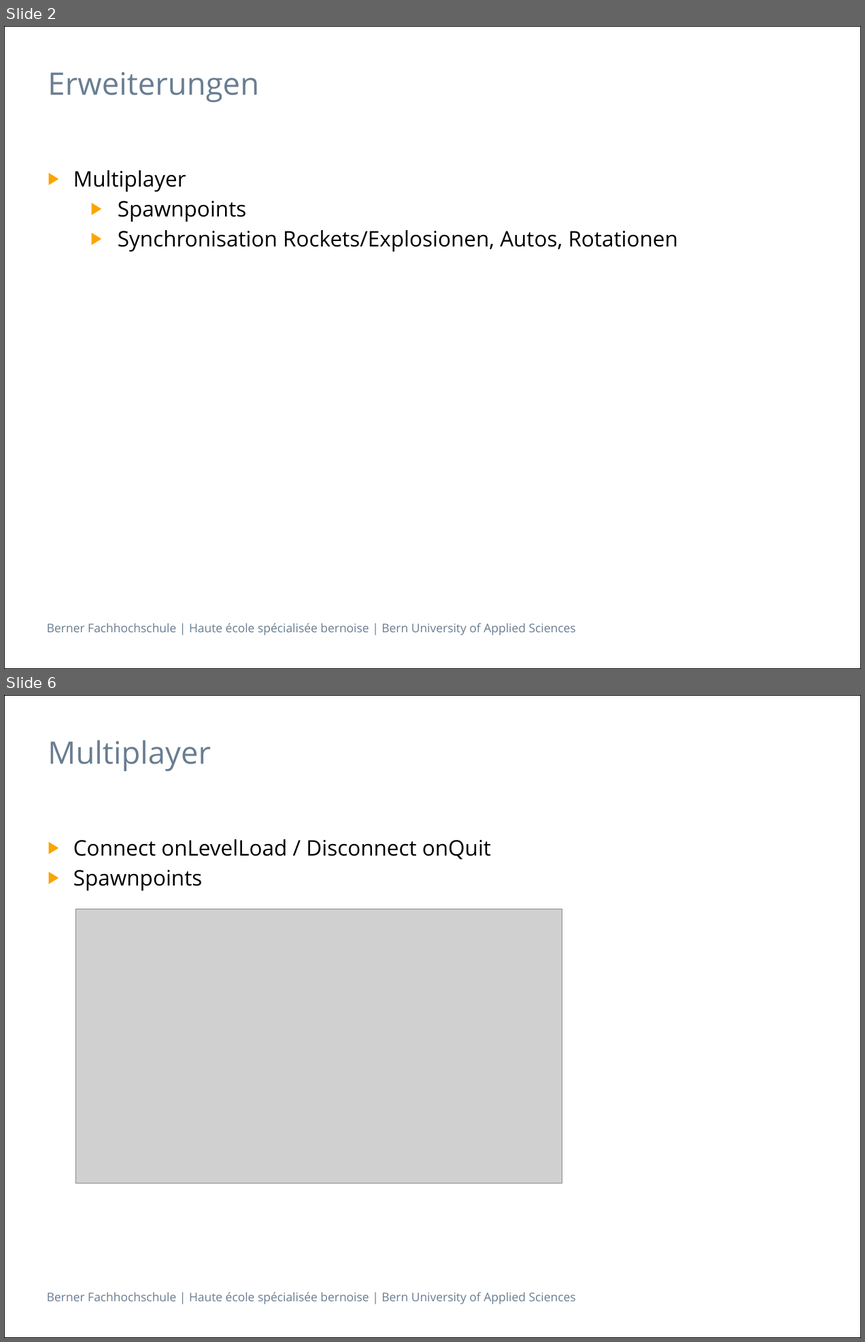
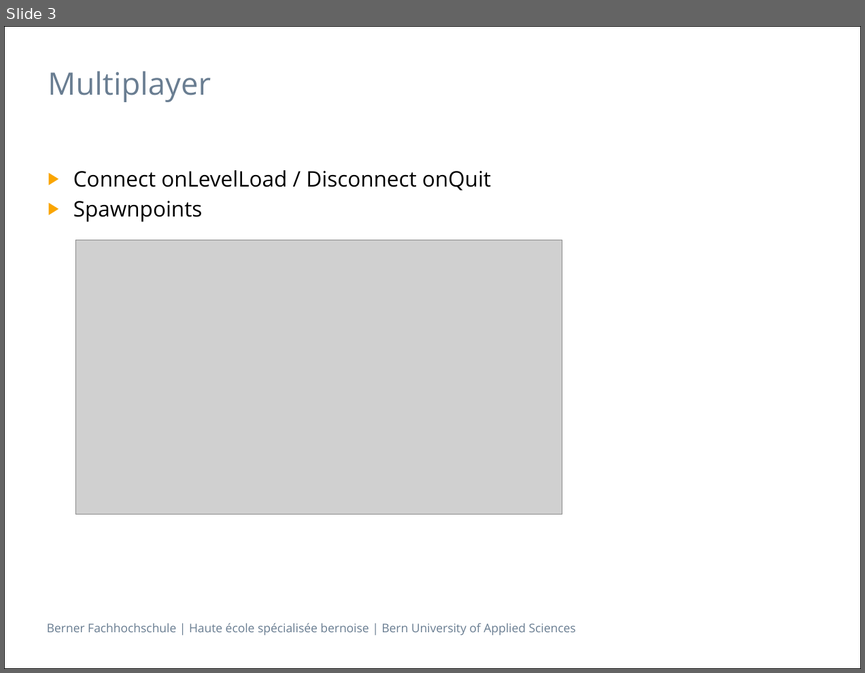
Before and after one commit to villj2/ch.bfh.bti7527aGameDevelopment, a slide deck: Docs/RocketShooter.pptx. Shown one above the other, each under a label of ours: slides 2 and 6 before the commit, slide 3 after it; the slides between them are not shown. The pictures are 865x1342 and 865x673 pixels, drawn with LibreOffice and Linux fonts; fonts in the diff are those of the drawing; grey boxes stand for pictures. Boxes give left, top, right and bottom in pixels: in the first picture for what was removed or moved away, otherwise in the second. Text is boxed around its words. In the diff, an @@ line names an element or a change of style, - is before the commit and + after.

```diff
--- a/Docs/RocketShooter.pptx
+++ b/Docs/RocketShooter.pptx
@@ slide 2 removed at [4,26,861,669], background #FFFFFF; not listed: 2 template elements that a slide beside it also shows @@
@@ title removed at [48,72,259,102] @@
-Erweiterungen
@@ text removed at [73,170,678,252] @@
-▶ Multiplayer
-  ▶ Spawnpoints
-  ▶ Synchronisation Rockets/Explosionen, Autos, Rotationen
@@ what was slide 6 is now slide 3 @@
```
Also in this commit, not shown: 1 slide changed, 2 other slides removed, 1 other file.
